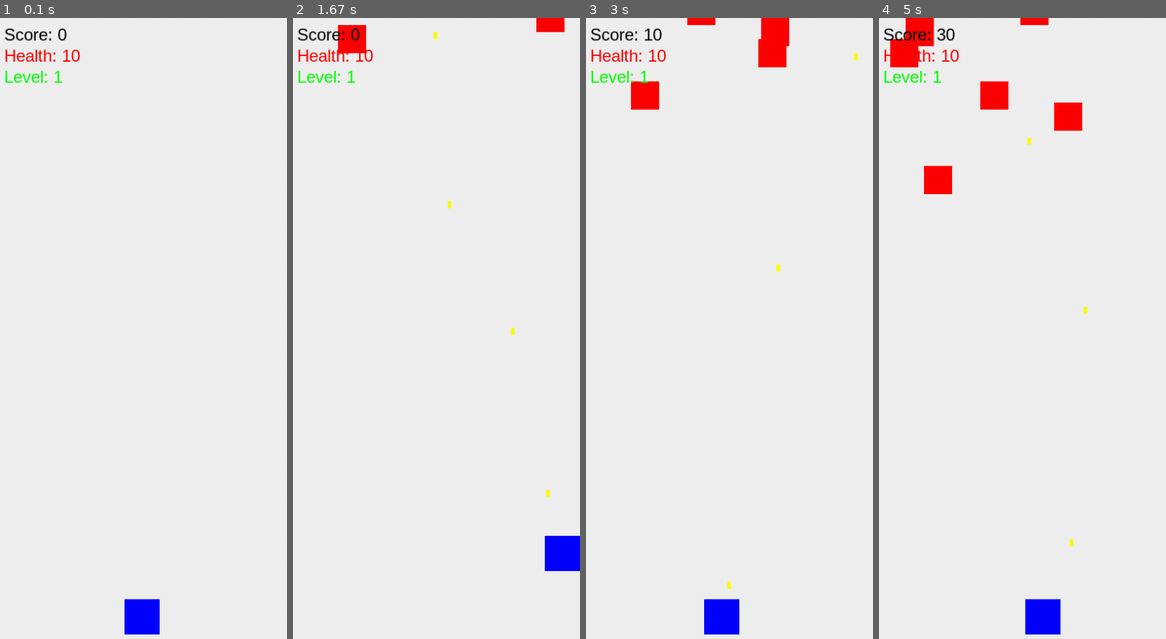
Above: before the commit, frames 1-4 (left to right).
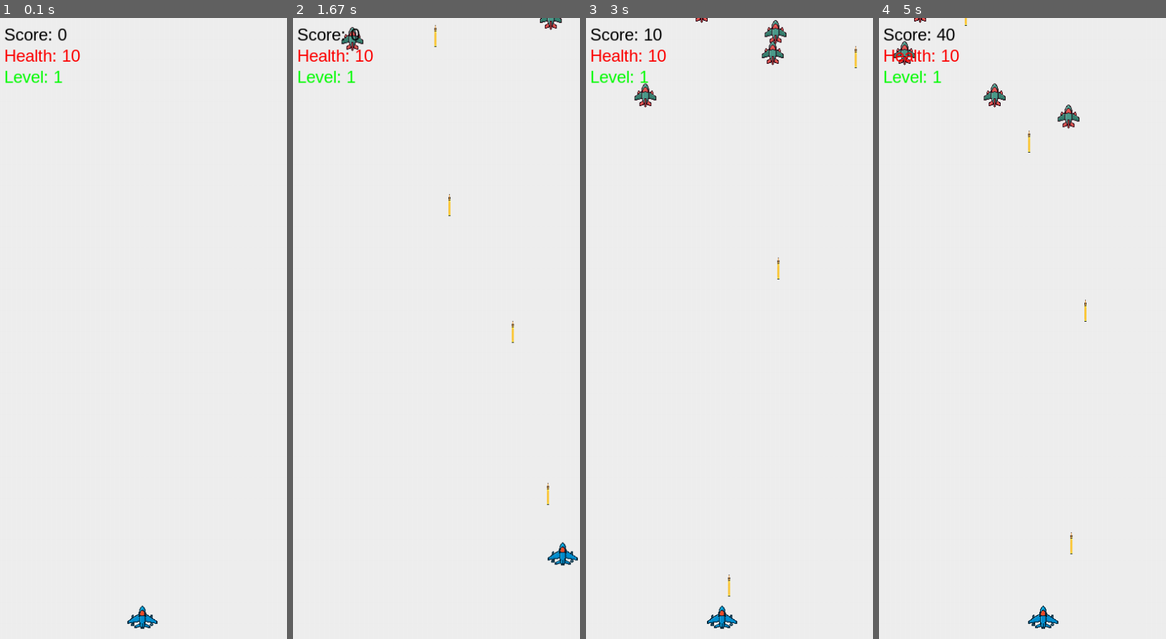
Above: after the commit, the same moments.

Repository: Shooting-plane/project-python
Game: pygame game, started from game project/main.py
The game is run twice, just before and just after one commit, with the same random seed, the same clock (stepped at 60 frames per second) and the same inputs.
Inputs:
- Up to frame 1 (0.1 s): no input
- Up to frame 2 (1.67 s): tap Space at 0.33, 0.73, 1.03, 1.23, 1.57 s; hold Right 0.67-1.13 s; hold Up 1.17-1.47 s; hold Right from 1.5 s (still down)
- Up to frame 3 (3 s): tap Space at 1.87, 2.07, 2.37, 2.63, 2.97 s; release Right at 1.97 s; hold Left 2-2.53 s; hold Down 2.57-2.87 s; hold Left from 2.9 s (still down)
- Up to frame 4 (5 s): tap Space at 3.27, 3.4, 3.8, 4.1, 4.47, 4.87 s; release Left at 3.3 s; hold Up 3.33-3.7 s; hold Right 3.73-4.37 s; hold Down 4.4-4.77 s; hold Left from 4.8 s (still down)

The runs differ from the first frame. In frame 1, 0.7% of the frame differs, in the area x 43-56%, y 93-100%; in frame 2, 1.6%; in frame 3, 2.2%; in frame 4, 3.2%, in the area x 3-73%, y 0-100%.

Commit message:
Cập nhật lệnh import ảnh + sửa bullet logic
update thêm các lệnh import ảnh và chỉnh sửa lại  cd bullet

Diff:
--- a/game project/bullet.py
+++ b/game project/bullet.py
@@ -5,12 +5,9 @@
         super().__init__()
 
         # Dùng ảnh
-        #     self.image = pygame.image.load("assets/bullet.png").convert_alpha()
-        #     self.image = pygame.transform.scale(self.image, (5, 10))  # resize nếu cần
+        self.image = pygame.image.load("assets/bullet.png").convert_alpha()
+        self.image = pygame.transform.scale(self.image, (20, 40))  # resize nếu cần
 
-        # dùng tạm khối vàng
-        self.image = pygame.Surface((5, 10))
-        self.image.fill((255, 255, 0))
 
         # Tạo vị trí ban đầu
         self.rect = self.image.get_rect(center=(x, y))
--- a/game project/enemy.py
+++ b/game project/enemy.py
@@ -4,12 +4,10 @@
 class Enemy(pygame.sprite.Sprite):
     def __init__(self, speed):
         super().__init__()
-            # Load ảnh nếu có
-        #self.image = pygame.image.load("assets/enemy.png").convert_alpha()
-        #self.image = pygame.transform.scale(self.image, (40, 40))
-            # Nếu không có ảnh, tạo hình chữ nhật màu đỏ
-        self.image = pygame.Surface((40, 40))
-        self.image.fill((255, 0, 0))
+
+        self.image = pygame.image.load("assets/enemy.png").convert_alpha()
+        self.image = pygame.transform.scale(self.image, (40, 40))
+
 
         self.rect = self.image.get_rect(center=(random.randint(20, 392), -40))
         self.speed = speed
--- a/game project/level/level1.py
+++ b/game project/level/level1.py
@@ -2,6 +2,7 @@
 level_number = 1
 enemy_speed = 1
 enemy_spawn_rate = 30
-max_enemies = 10
+max_enemies = 5
 shoot_cooldown = 300
 background_color = (240, 240, 240)
+#background_image_path = "assets/bg1.jpg"
--- a/game project/level/level2.py
+++ b/game project/level/level2.py
@@ -1,6 +1,7 @@
 level_number = 2
-enemy_speed = 1.2
-enemy_spawn_rate = 25
-max_enemies = 12
+enemy_speed = 1
+enemy_spawn_rate = 30
+max_enemies = 10
 shoot_cooldown = 250
 background_color = (220, 220, 255)
+#background_image_path = "assets/bg1.jpg"
--- a/game project/level/level3.py
+++ b/game project/level/level3.py
@@ -1,6 +1,7 @@
 level_number = 3
-enemy_speed = 1.5
+enemy_speed = 1.2
 enemy_spawn_rate = 30
-max_enemies = 12
+max_enemies = 10
 shoot_cooldown = 250
 background_color = (220, 220, 255)
+#background_image_path = "assets/bg1.jpg"
--- a/game project/level/level4.py
+++ b/game project/level/level4.py
@@ -1,6 +1,7 @@
 level_number = 4
-enemy_speed = 1.6
+enemy_speed = 1.3
 enemy_spawn_rate = 20
-max_enemies = 12
+max_enemies = 10
 shoot_cooldown = 250
 background_color = (220, 220, 255)
+#background_image_path = "assets/bg1.jpg"
--- a/game project/level/level5.py
+++ b/game project/level/level5.py
@@ -1,6 +1,7 @@
 level_number = 5
-enemy_speed = 1.7
+enemy_speed = 1.4
 enemy_spawn_rate = 15
-max_enemies = 15
+max_enemies = 10
 shoot_cooldown = 200
 background_color = (220, 220, 255)
+#background_image_path = "assets/bg1.jpg"
--- a/game project/main.py
+++ b/game project/main.py
@@ -42,7 +42,10 @@
 
 frame_count = 0
 running = True
-shoot_cooldown = 300  # Thời gian hồi chiêu (ms)
+
+loaded_background = None  # nơi lưu ảnh nền của level hiện tại
+loaded_level_number = None  # để tránh load lại cùng 1 level nhiều lần
+
 last_shot_time = 0    # Thời điểm bắn lần cuối
 
 def load_level(level_num):
@@ -66,8 +69,21 @@
     # Tính toán level hiện tại và nạp dữ liệu
     level = score // 100 + 1
     level_data = load_level(level)
+    # Nếu level đổi, load ảnh mới
+    # Ưu tiên load background ảnh nếu có
+    if loaded_level_number != level:
+        loaded_background = None  # reset mỗi lần đổi level
+        if hasattr(level_data, "background_image_path") and level_data.background_image_path:
+            loaded_background = pygame.image.load(level_data.background_image_path).convert()
+            loaded_background = pygame.transform.scale(loaded_background, screen.get_size())
+        loaded_level_number = level
 
-    screen.fill(level_data.background_color)
+    # Hiển thị background (ảnh nếu có, không thì dùng màu)
+    if loaded_background:
+        screen.blit(loaded_background, (0, 0))  # Cách 1: dùng ảnh nền
+    else:
+        screen.fill(level_data.background_color)  # Cách 2: fallback dùng màu
+
     keys = pygame.key.get_pressed()
     current_time = pygame.time.get_ticks()  # Thời gian hiện tại (ms)
 
--- a/game project/player.py
+++ b/game project/player.py
@@ -4,14 +4,9 @@
 class Player(pygame.sprite.Sprite):
     def __init__(self):
         super().__init__()
-        #try:
-            # import file ảnh
-           #self.image = pygame.image.load("assets/player.png").convert_alpha()
-            #self.image = pygame.transform.scale(self.image, (50, 50))  # resize nếu cần
+        self.image = pygame.image.load("assets/player.png").convert_alpha()
+        self.image = pygame.transform.scale(self.image, (50, 50))  # resize nếu cần
 
-            # đang dùng đỡ tạm thời
-        self.image = pygame.Surface((50, 50))
-        self.image.fill((0, 0, 255))  # Màu xanh dương
 
         # Thiết lập vị trí bắt đầu
         self.rect = self.image.get_rect(center=(206, 850))  # Gần cuối màn hình
Binary file added: game project/assets/bullet.png
Binary file added: game project/assets/enemy.png
Binary file added: game project/assets/player.png
Not shown, changed: game project/readme.txt
